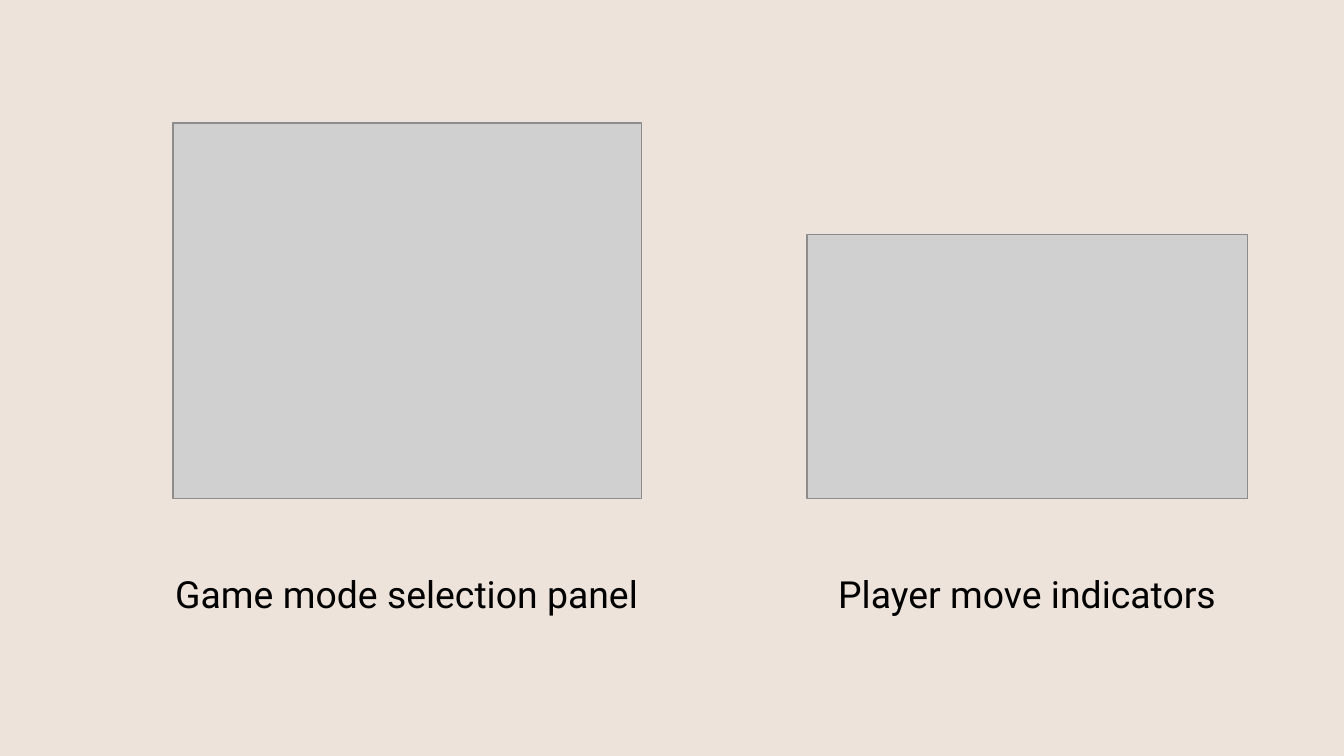
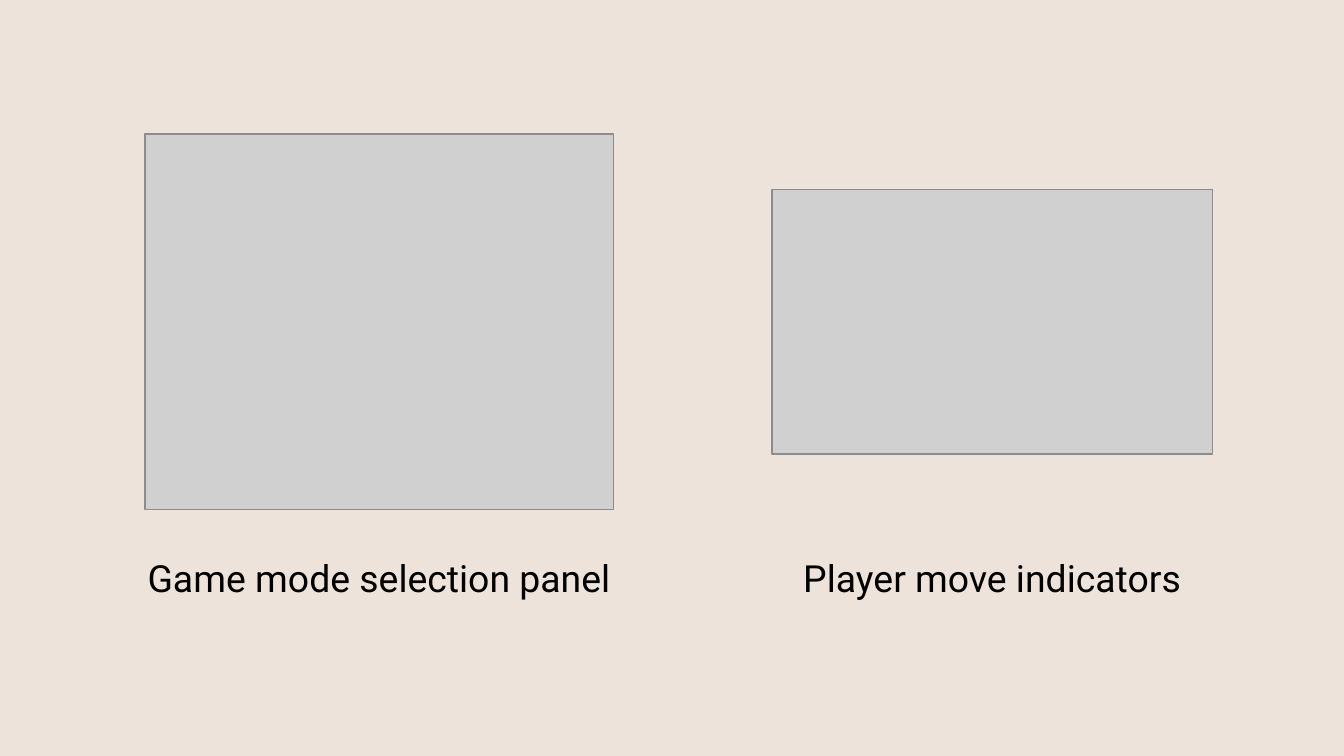
Before and after one commit to Foxtezy/Tic-Tac-Toe-Game, a slide deck: slide 4 of Presentation_ Crosses and Noughts.pptx (slide 6 before the commit). Drawn at 1344x756 pixels with LibreOffice and Linux fonts; fonts in the diff are those of the drawing; grey boxes stand for pictures. Boxes give left, top, right and bottom in pixels: in the first picture for what was removed or moved away, otherwise in the second. Text is boxed around its words. In the diff, an @@ line names an element or a change of style, - is before the commit and + after.

Commit message:
Presentation

```diff
--- a/Presentation_ Crosses and Noughts.pptx
+++ b/Presentation_ Crosses and Noughts.pptx
@@ picture: place and size @@
-picture at (173,122,641,499)
+picture at (145,134,613,511)
@@ picture: place and size @@
-picture at (806,234,1247,499)
+picture at (771,190,1212,454)
@@ text "Game mode selection panel": place and size @@
-text "Game mode selection panel" at (175,580,638,616)
+text "Game mode selection panel" at (148,564,610,600)
@@ text "Game mode selection panel" at (148,564,610,600): alignment left to centre @@
@@ text "Player move indicators": place and size @@
-text "Player move indicators" at (838,580,1216,616)
+text "Player move indicators" at (803,564,1181,600)
```
Also in this commit, not shown: 7 other slides changed, 2 slides added, 4 slides removed.
